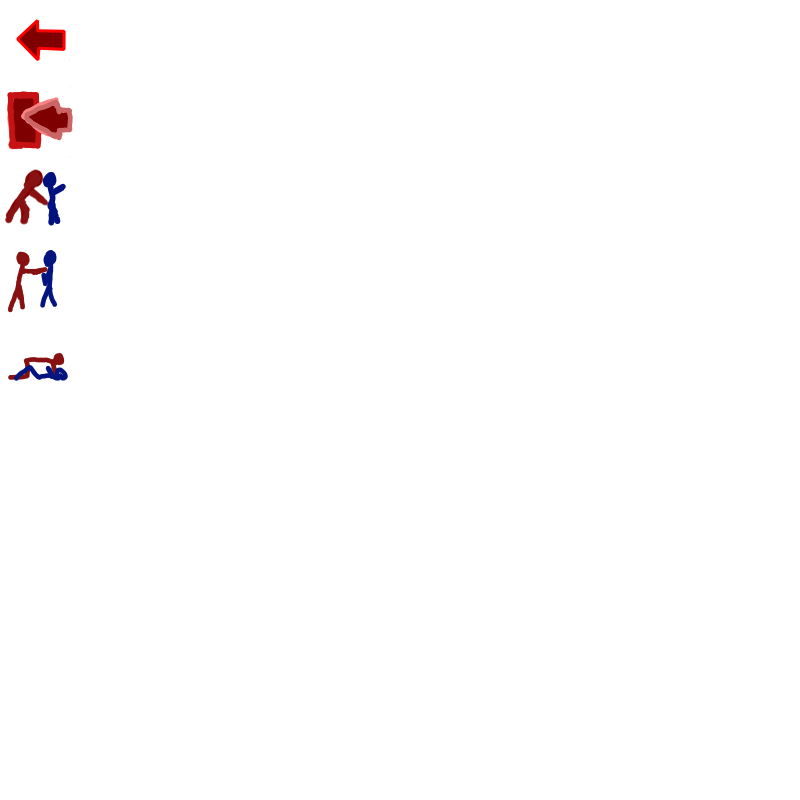
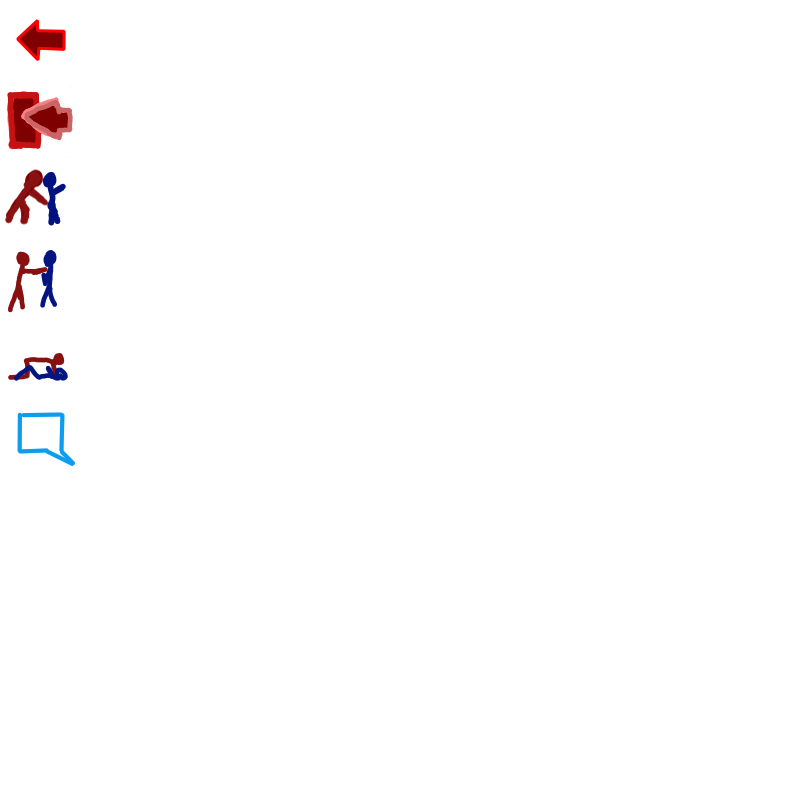
The second 800px x 800px image is a revision of the first. Changes to its layers:
added layer "talk_icon" above "blue_char3" over [17, 412, 75, 466]
